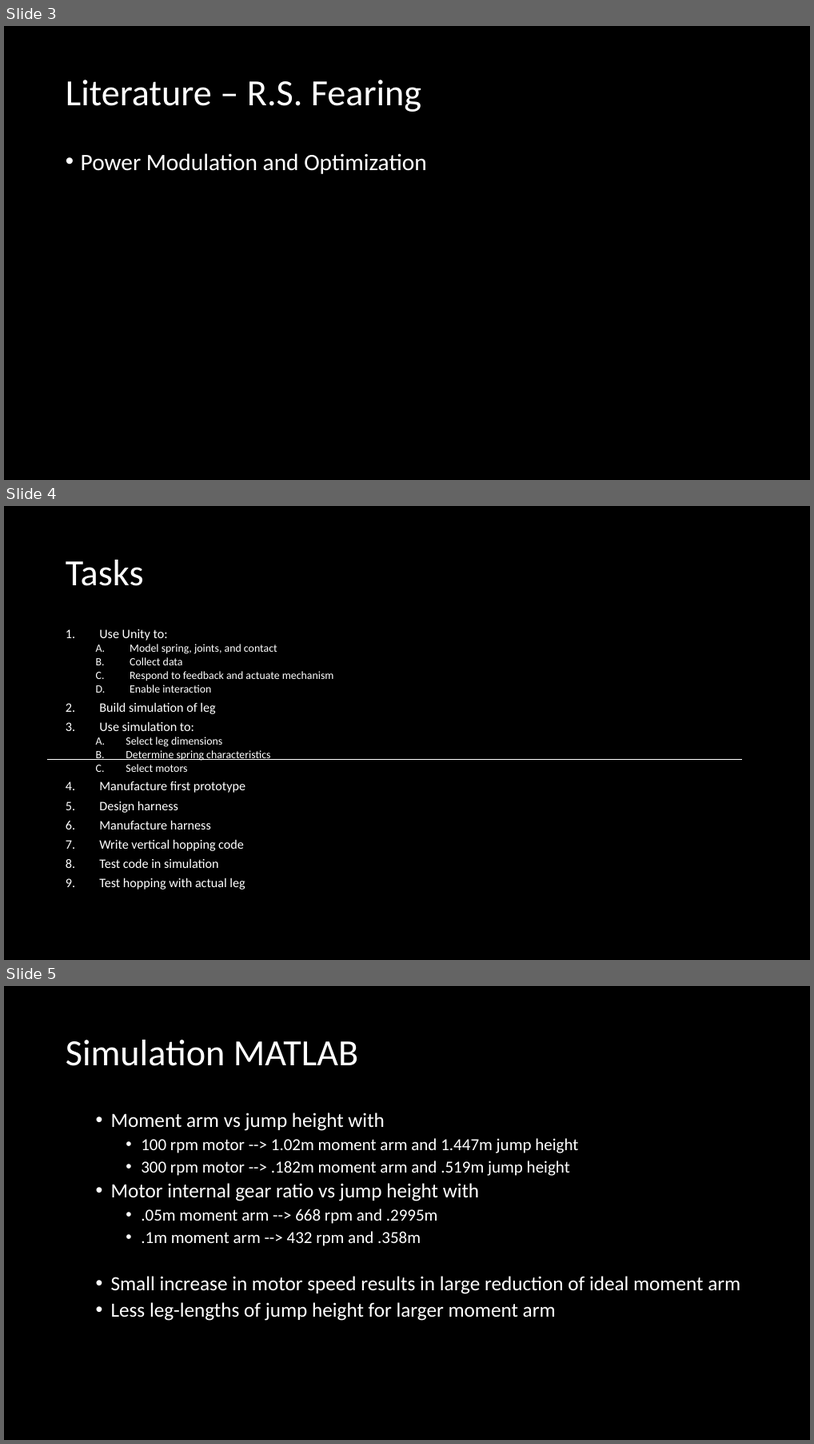
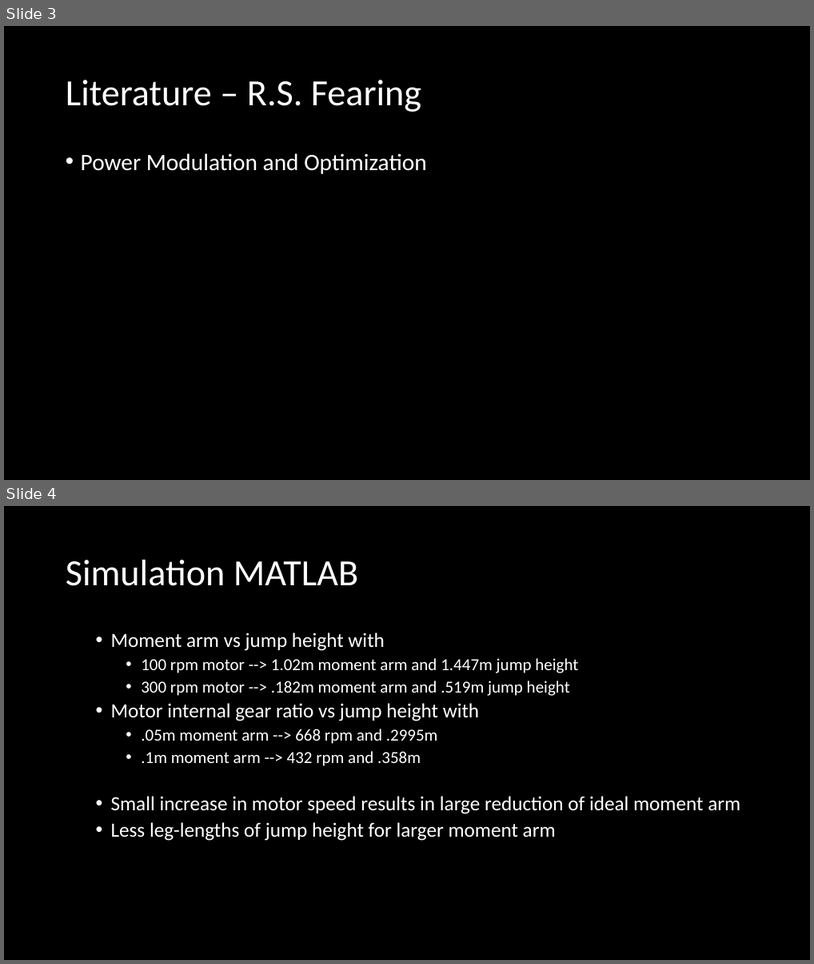
Before and after one commit to jwknaup/Junior, a slide deck: IDEAlab/Presentations/Jacob Summer Update IV.pptx. Shown one above the other, each under a label of ours: slides 3, 4 and 5 before the commit, slides 3 and 4 after it. The pictures are 814x1444 and 814x964 pixels, drawn with LibreOffice and Linux fonts; fonts in the diff are those of the drawing. Boxes give left, top, right and bottom in pixels: in the first picture for what was removed or moved away, otherwise in the second. Text is boxed around its words. In the diff, an @@ line names an element or a change of style, - is before the commit and + after.

Commit message:
presentation on deflection, force data, and vids, also Princeton paper

```diff
--- a/IDEAlab/Presentations/Jacob Summer Update IV.pptx
+++ b/IDEAlab/Presentations/Jacob Summer Update IV.pptx
@@ slide 4 removed at box(4, 506, 810, 960), background #000000 @@
@@ title removed at box(66, 560, 144, 586) @@
-Tasks
@@ text removed at box(99, 629, 334, 889) @@
-1. Use Unity to:
-  A. Model spring, joints, and contact
-  B. Collect data
-  C. Respond to feedback and actuate mechanism
-  D. Enable interaction
-2. Build simulation of leg
-3. Use simulation to:
-  A. Select leg dimensions
-  B. Determine spring characteristics
-  C. Select motors
-4. Manufacture first prototype
-5. Design harness
-6. Manufacture harness
-7. Write vertical hopping code
-8. Test code in simulation
-9. Test hopping with actual leg
@@ line removed from (47, 759) to (742, 759) @@
@@ what was slide 5 is now slide 4 @@
```
Also in this commit, not shown: 2 slides changed, 20 other files.
